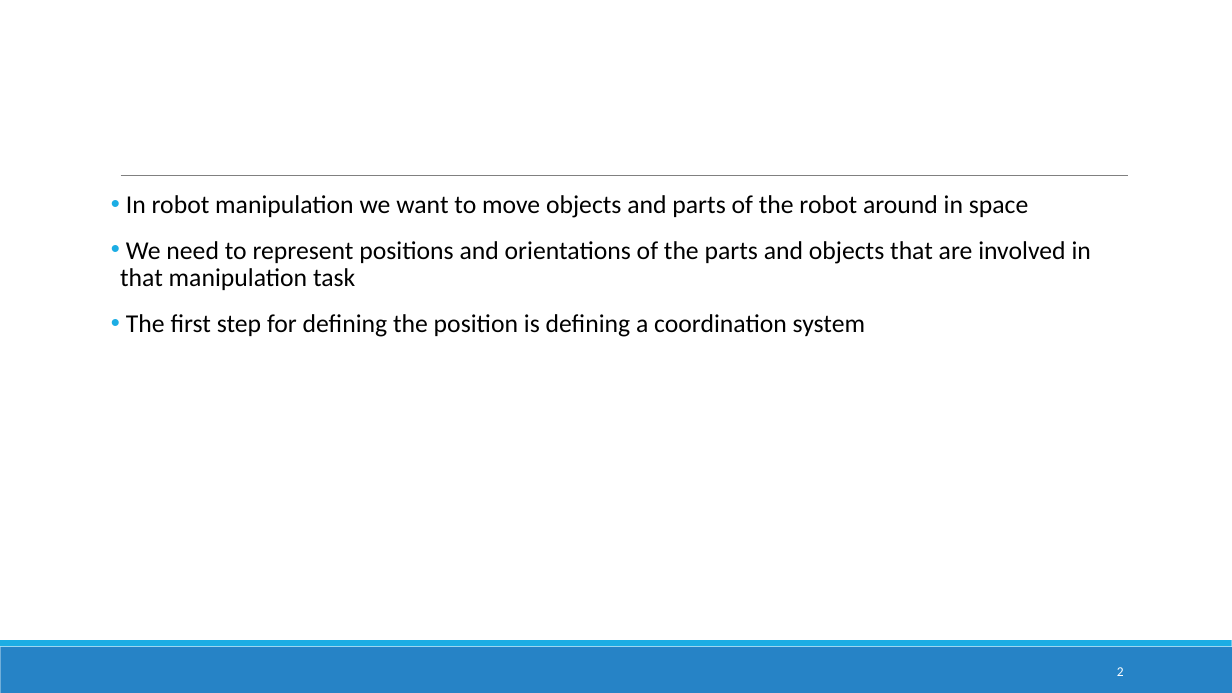
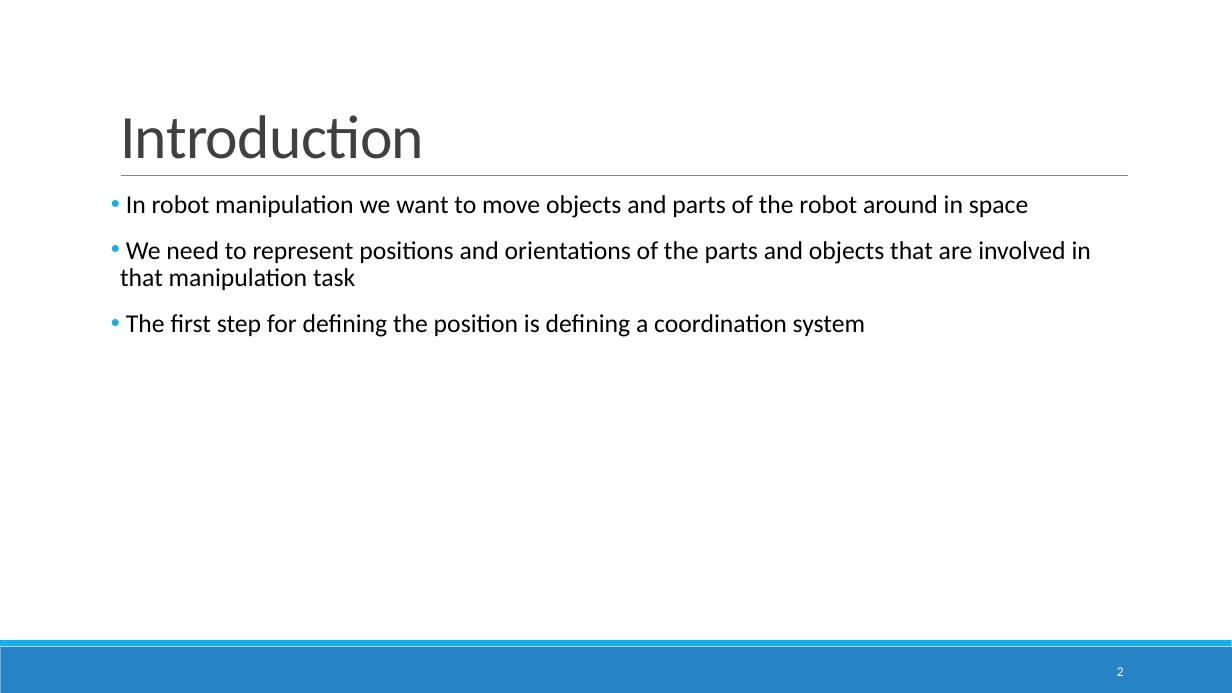
Before and after one commit to avarf/robot_Manipulation, a slide deck: slide 2 of presentations/1/slides_presentation.pptx. Drawn at 1232x693 pixels with LibreOffice and Linux fonts; fonts in the diff are those of the drawing. Boxes give left, top, right and bottom in pixels: in the first picture for what was removed or moved away, otherwise in the second. Text is boxed around its words. In the diff, an @@ line names an element or a change of style, - is before the commit and + after.

Commit message:
added

```diff
--- a/presentations/1/slides_presentation.pptx
+++ b/presentations/1/slides_presentation.pptx
@@ title added at (120, 115, 424, 159), 48 pt, text #404040 @@
+Introduction
```
